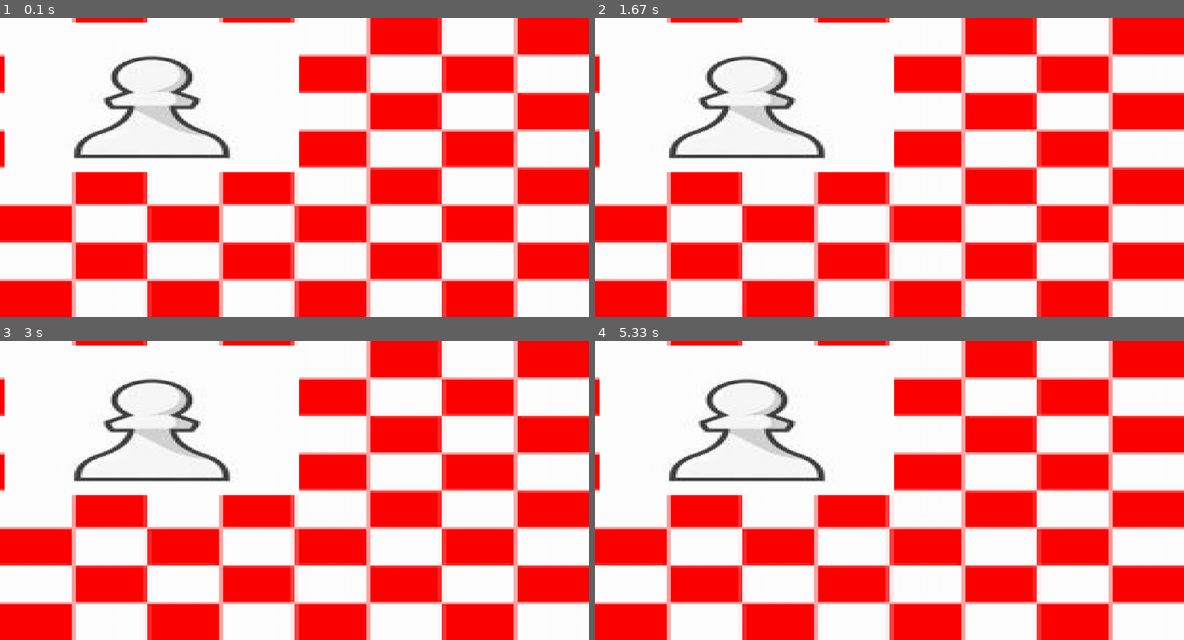
Above: before the commit, frames 1-4 (two rows, left to right).
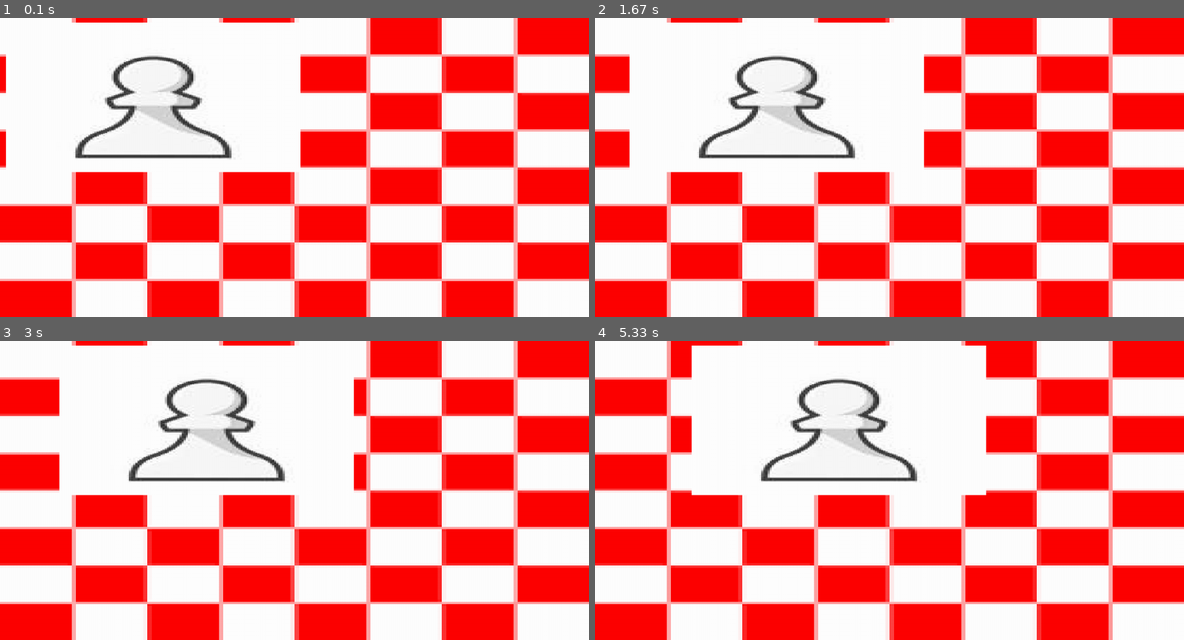
Above: after the commit, the same moments.

Repository: FizzyKing6002/App-Game-Designer-using-Pygame
Game: pygame game, started from projectEditor.py
The game is run twice, just before and just after one commit, with the same random seed, the same clock (stepped at 60 frames per second) and the same inputs.
Inputs:
- Up to frame 1 (0.1 s): no input
- Up to frame 2 (1.67 s): no input
- Up to frame 3 (3 s): no input
- Up to frame 4 (5.33 s): no input

The runs differ from the first frame. In frame 1, 0.9% of the frame differs, in the area x 0-52%, y 12-51%; in frame 2, 6.2%; in frame 3, 8.6%; in frame 4, 13%, in the area x 0-67%, y 1-52%.

Commit message:
Create Animation Method Fix
Method now adds animation to list rather than returning it.

Diff:
--- a/EditorScripts/ObjectScripts/Example_Object2.py
+++ b/EditorScripts/ObjectScripts/Example_Object2.py
@@ -27,8 +27,12 @@
         self.position_origin = [0, 0]
         self.animations = []
 
+        self.one_time = True
+
     def frame_update(self, time):
-        pass
+        if self.one_time:
+            self.one_time = False
+            self.create_animation(200, 5000, "posx")
 
     def left_clicked(self):
         pass
--- a/ImportCode/objects.py
+++ b/ImportCode/objects.py
@@ -65,9 +65,9 @@
                 args = "x"
 
             if isinstance(val, list):
-                return [False, [0, 0], val, 0, time, anim_type, *args]
+                self.animations.append([False, [0, 0], val, 0, time, anim_type, *args])
             else:
-                return [False, 0, val, 0, time, anim_type, *args]
+                self.animations.append([False, 0, val, 0, time, anim_type, *args])
 
         def calc_attr(self, con_pos, con_size, con_rot, con_opa):
             pos_mod = copy.deepcopy(self.position_modifiers)
